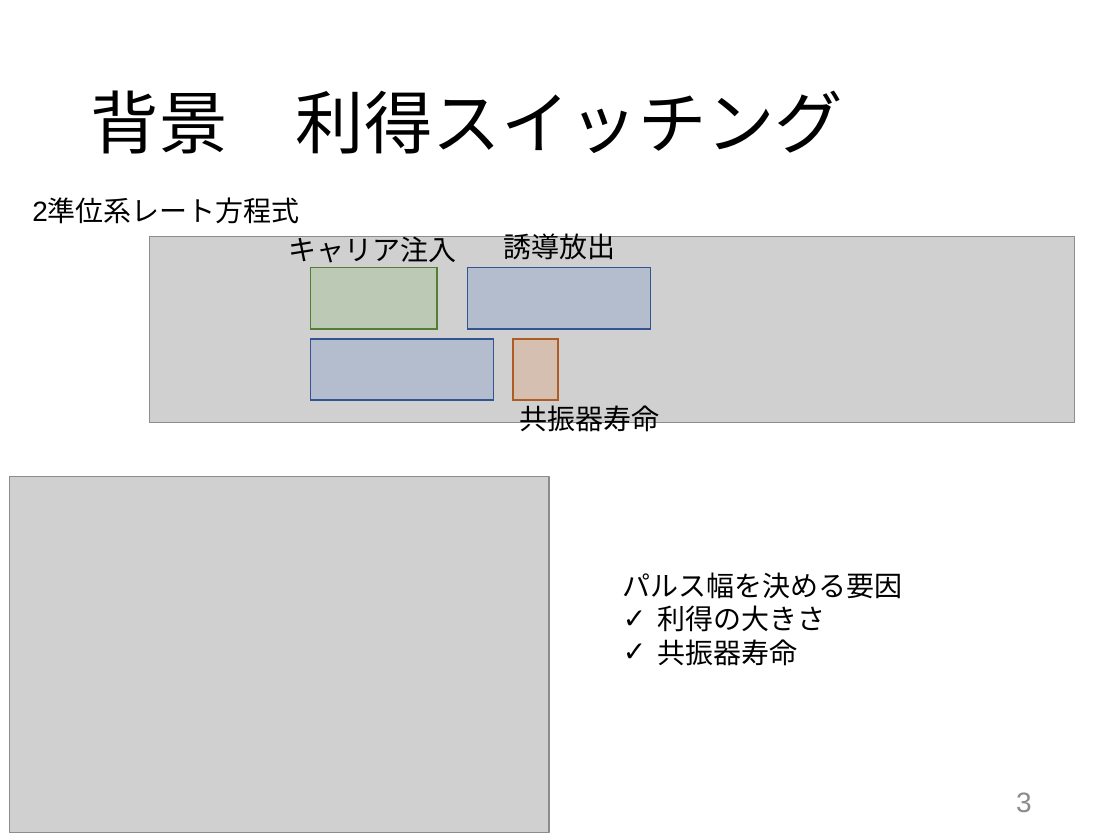
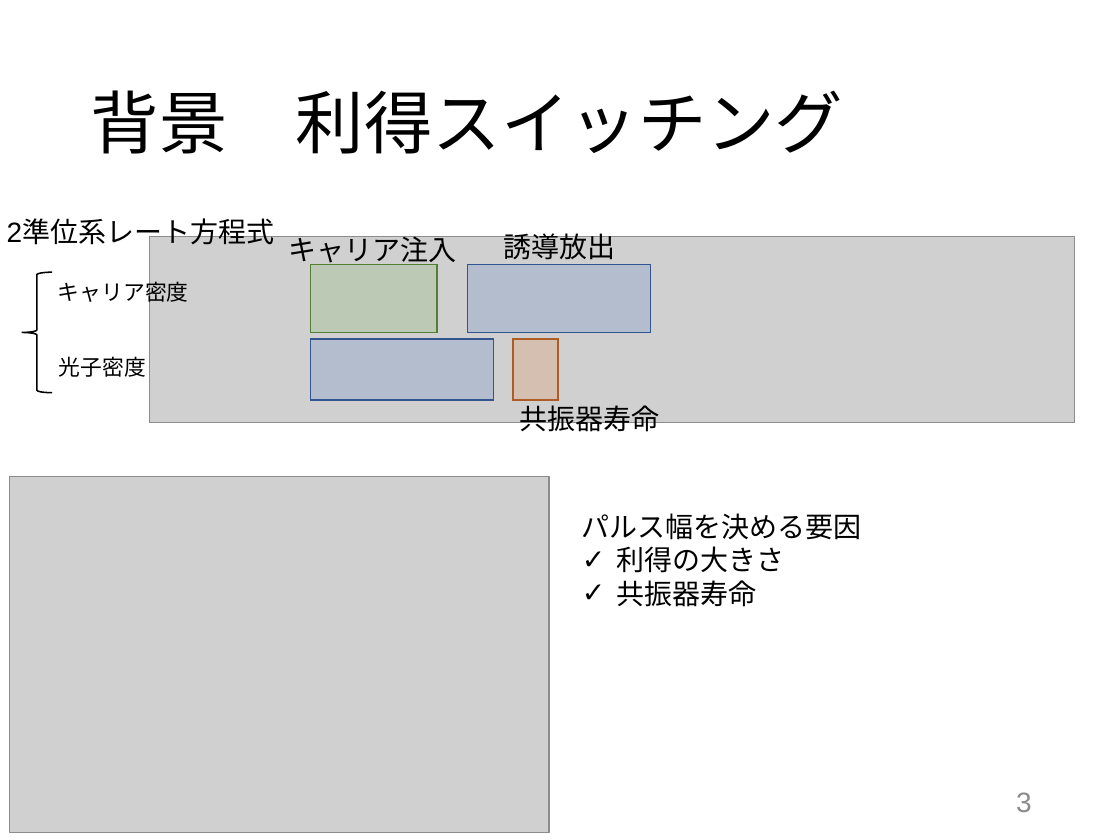
Before and after one commit to komatsubara/yakisaba, a slide deck: slide 4 of 修論/発表スライド/審査会スライド0105.pptx. Drawn at 1120x840 pixels with LibreOffice and Linux fonts; fonts in the diff are those of the drawing; grey boxes stand for pictures. Boxes give left, top, right and bottom in pixels: in the first picture for what was removed or moved away, otherwise in the second. Text is boxed around its words. In the diff, an @@ line names an element or a change of style, - is before the commit and + after.

```diff
--- a/修論/発表スライド/審査会スライド0105.pptx
+++ b/修論/発表スライド/審査会スライド0105.pptx
@@ text "2準位系レート方程式": place and size @@
-text "2準位系レート方程式" at [32, 200, 300, 224]
+text "2準位系レート方程式" at [7, 220, 275, 247]
@@ rectangle: place and size @@
-rectangle at [310, 268, 437, 329]
+rectangle at [310, 264, 437, 333]
@@ rectangle: place and size @@
-rectangle at [467, 268, 651, 329]
+rectangle at [467, 264, 651, 333]
@@ left brace added at [21, 272, 52, 393], outline #000000 1 pt @@
@@ text added at [58, 279, 189, 307], 14 pt, text #000000 @@
+キャリア密度
@@ text added at [59, 356, 146, 377], 14 pt, text #000000 @@
+光子密度
@@ text "パルス幅を決める要因": place and size @@
-text "パルス幅を決める要因" at [623, 572, 903, 666]
+text "パルス幅を決める要因" at [582, 513, 862, 607]
```
Also in this commit, not shown: 1 other slide changed, 1 other file.
